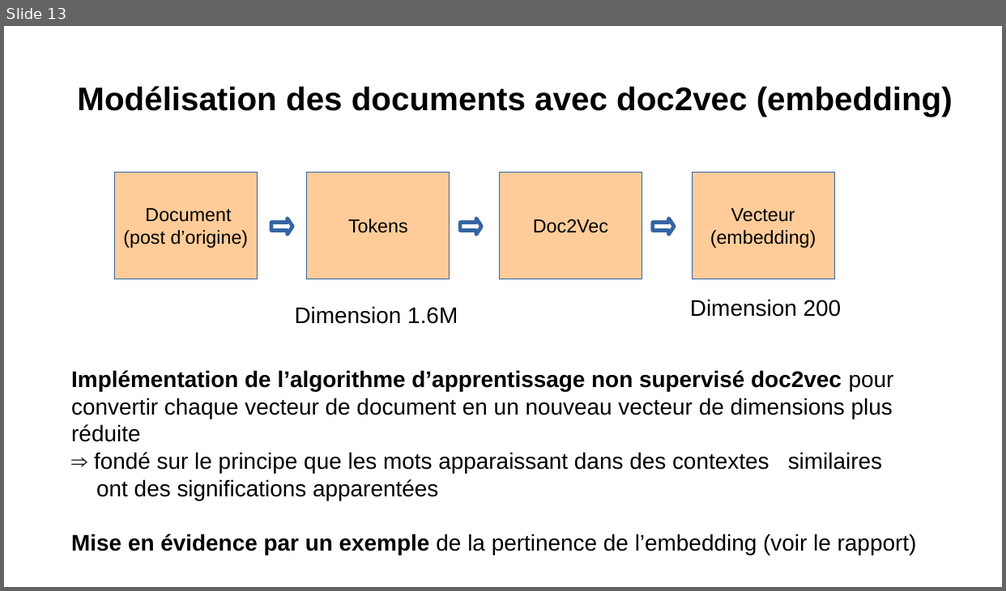
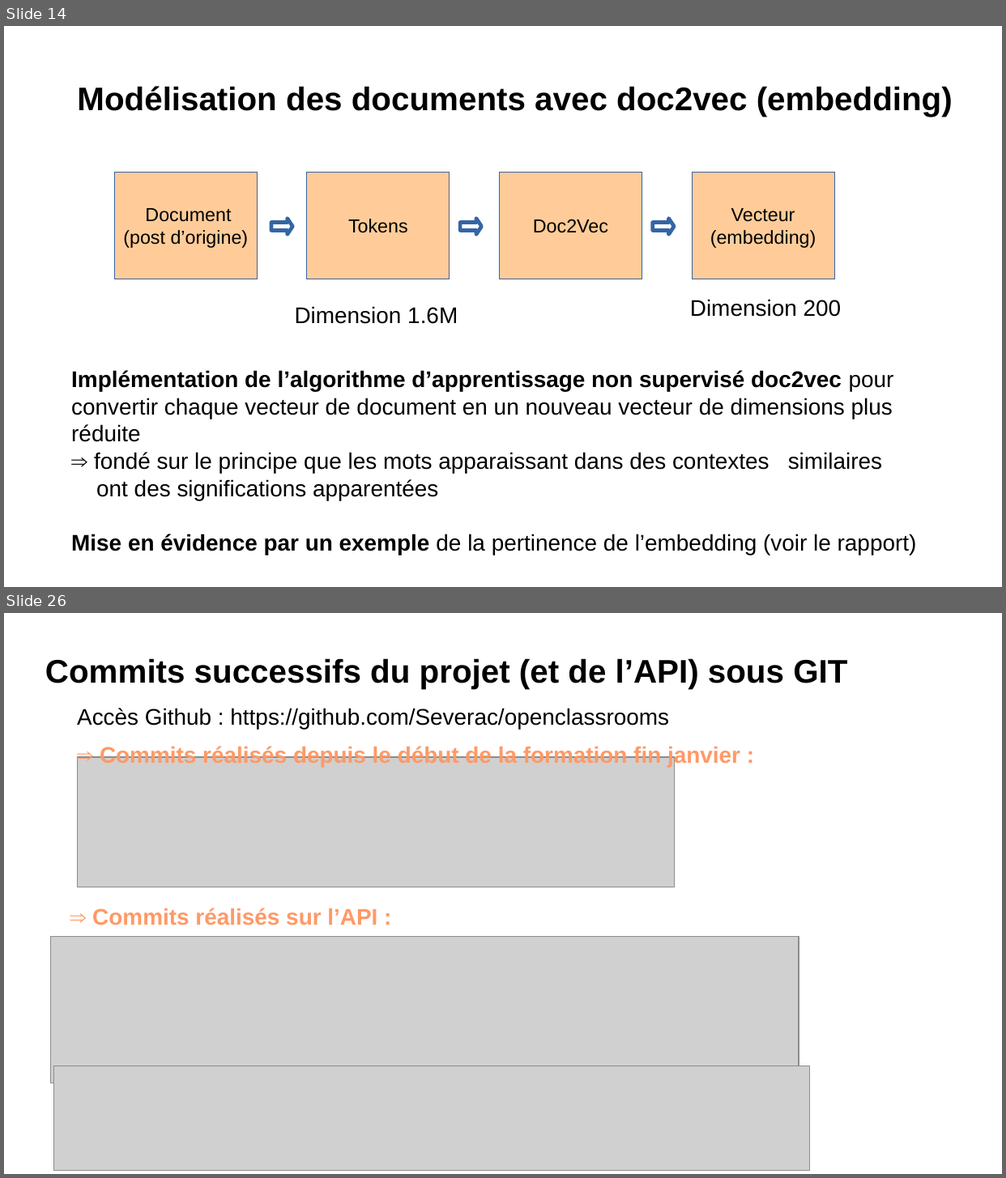
Before and after one commit to Severac/openclassrooms, a slide deck: PJ6/Presentation/PJ6_Presentation.odp. Shown one above the other, each under a label of ours: slide 13 before the commit, slides 14 and 26 after it; the slides between them are not shown. The pictures are 1006x591 and 1006x1178 pixels, drawn with LibreOffice and Linux fonts; fonts in the diff are those of the drawing; grey boxes stand for pictures. Boxes give left, top, right and bottom in pixels: in the first picture for what was removed or moved away, otherwise in the second. Text is boxed around its words. In the diff, an @@ line names an element or a change of style, - is before the commit and + after.

```diff
--- a/PJ6/Presentation/PJ6_Presentation.odp
+++ b/PJ6/Presentation/PJ6_Presentation.odp
@@ slide 26 added at box(4, 613, 1002, 1174), background #FFFFFF @@
@@ text added at box(45, 658, 847, 689), 26 pt, text #000000, bold @@
+Commits successifs du projet (et de l’API) sous GIT
@@ text added at box(77, 708, 669, 730), 18 pt, text #000000 @@
+Accès Github : https://github.com/Severac/openclassrooms
@@ picture added at box(78, 757, 674, 888) @@
@@ text added at box(100, 745, 740, 767), 18 pt, text #FF9966, bold @@
+⇒ Commits réalisés depuis le début de la formation fin janvier :
@@ text added at box(92, 908, 377, 926), 18 pt, text #FF9966, bold @@
+⇒ Commits réalisés sur l’API :
@@ picture added at box(50, 937, 799, 1084) @@
@@ picture added at box(53, 1066, 810, 1171) @@
@@ what was slide 13 is now slide 14 @@
```
Also in this commit, not shown: 12 other slides added, 2 other files.
